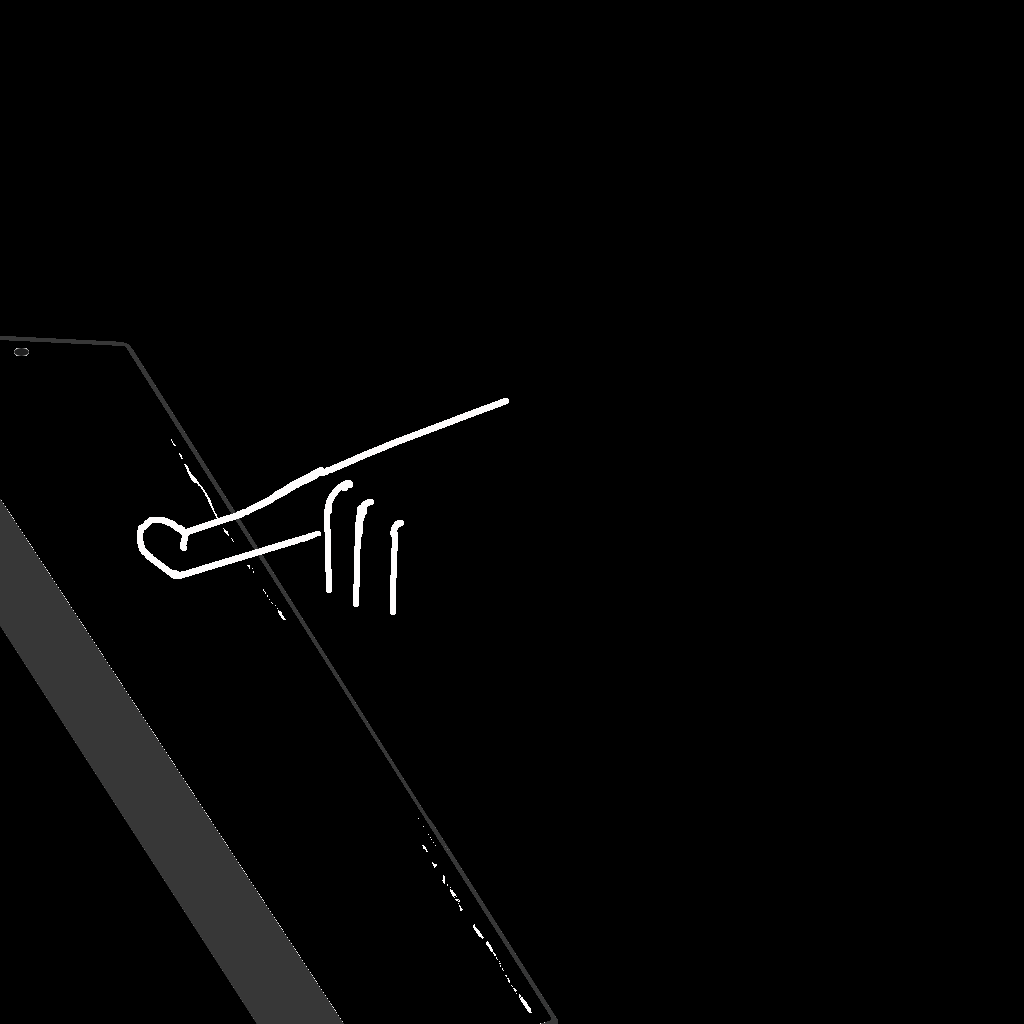
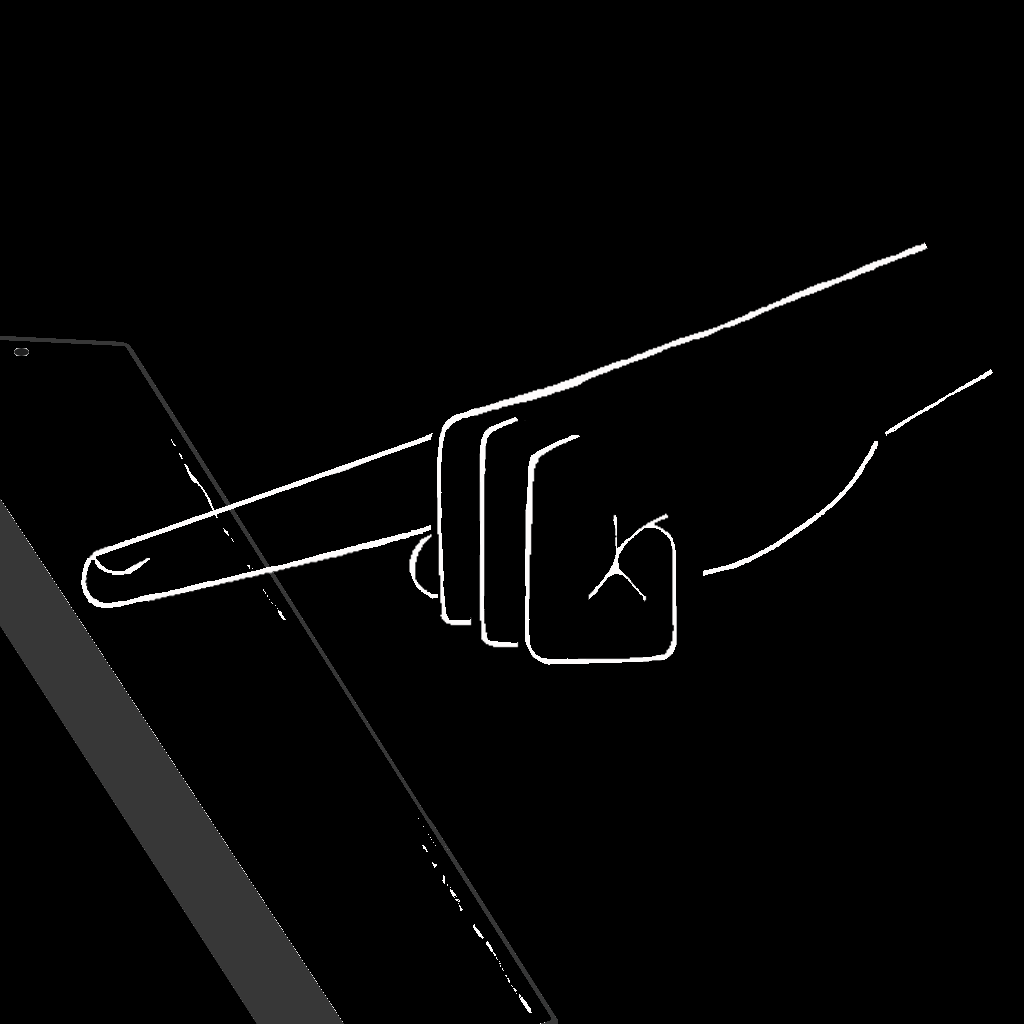
Layer changes from the first 1024x1024 image to the second:
painted on "Hand" over [81, 242, 993, 665]
